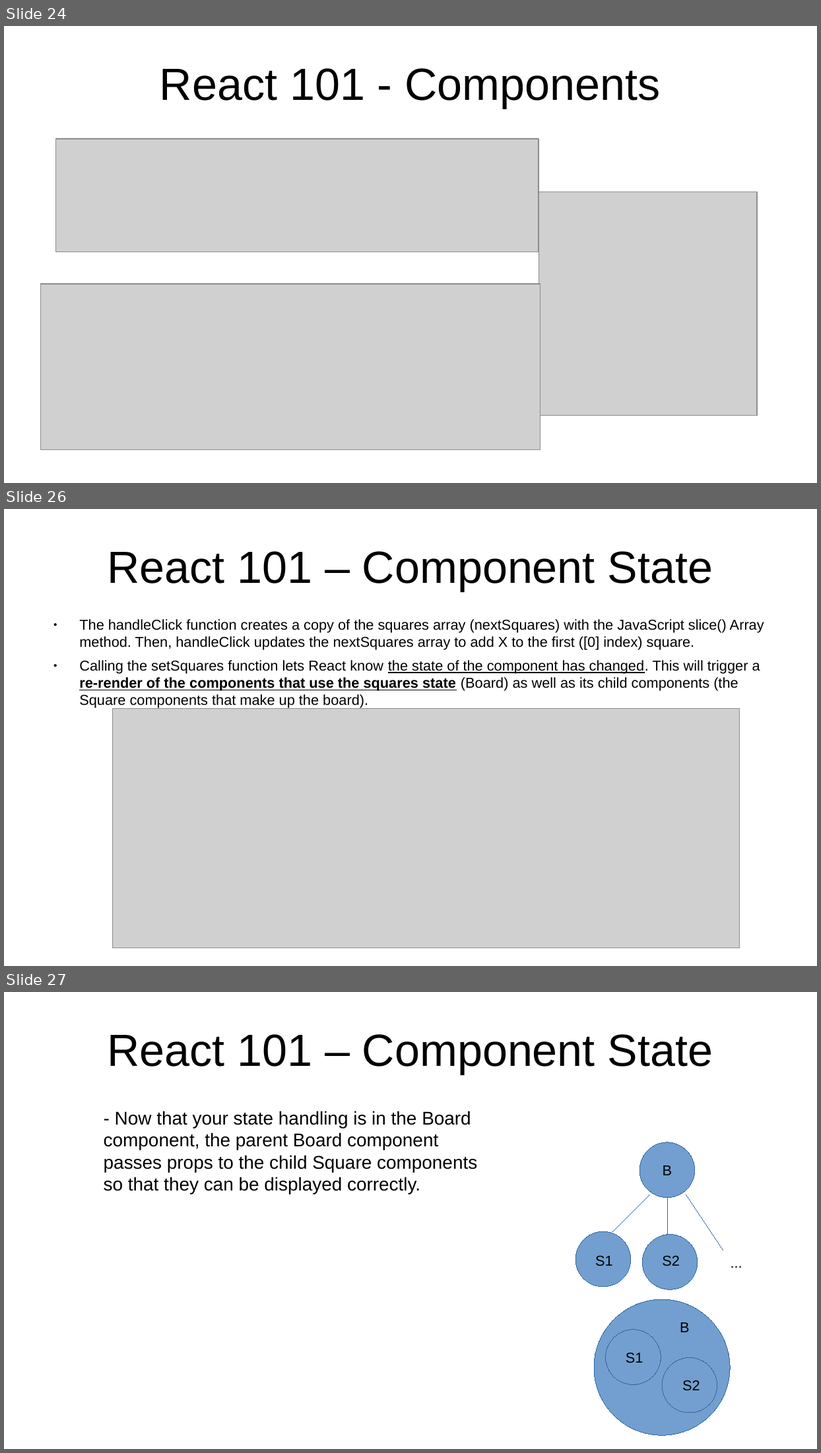
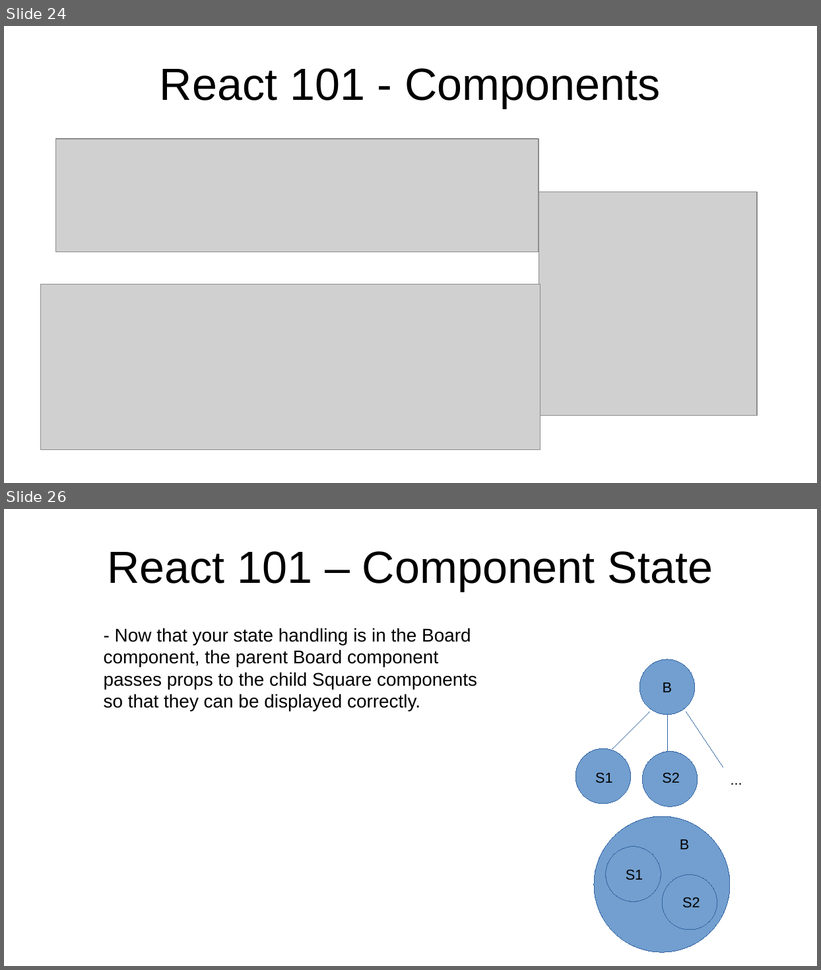
Before and after one commit to marcus-yeagle/react-tutorial, a slide deck: React 101.pptx. Shown one above the other, each under a label of ours: slides 24, 26 and 27 before the commit, slides 24 and 26 after it; the slides between them are not shown. The pictures are 821x1453 and 821x970 pixels, drawn with LibreOffice and Linux fonts; fonts in the diff are those of the drawing; grey boxes stand for pictures. Boxes give left, top, right and bottom in pixels: in the first picture for what was removed or moved away, otherwise in the second. Text is boxed around its words. In the diff, an @@ line names an element or a change of style, - is before the commit and + after.

```diff
--- a/React 101.pptx
+++ b/React 101.pptx
@@ slide 26 removed at [4,509,817,966], background #FFFFFF @@
@@ title removed at [107,551,713,591] @@
-React 101 – Component State
@@ text removed at [79,619,764,708] @@
-● The handleClick function creates a copy of the squares array (nextSquares) with the JavaScript slice() Array method. Then, handleClick updates the nextSquares array to add X to the first ([0] index) square.
-● Calling the setSquares function lets React know the state of the component has changed. This will trigger a re-render of the components that use the squares state (Board) as well as its child components (the Square components that make up the board).
@@ picture removed at [112,709,740,949] @@
@@ what was slide 27 is now slide 26 @@
```
Also in this commit, not shown: 5 slides changed, 1 other file.
